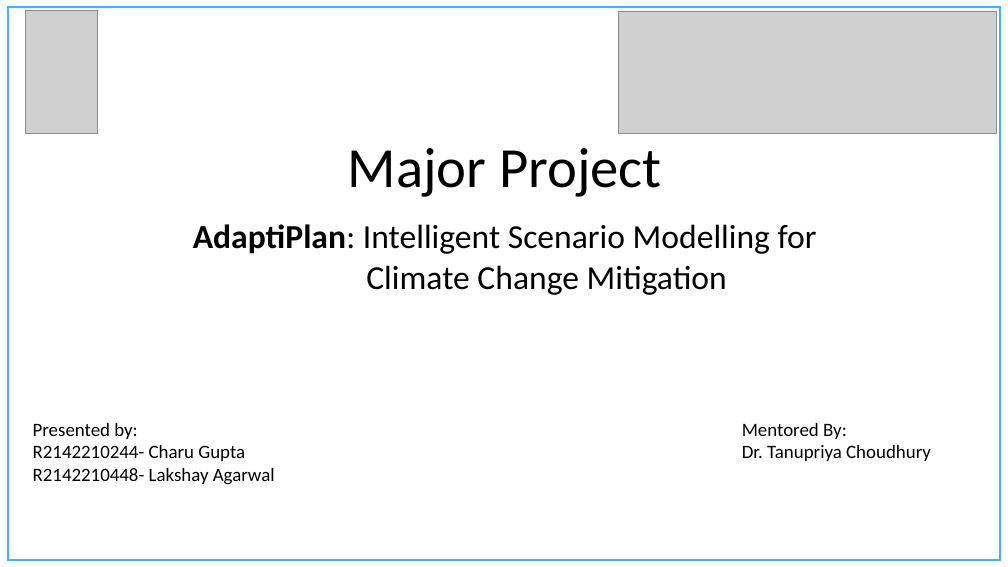
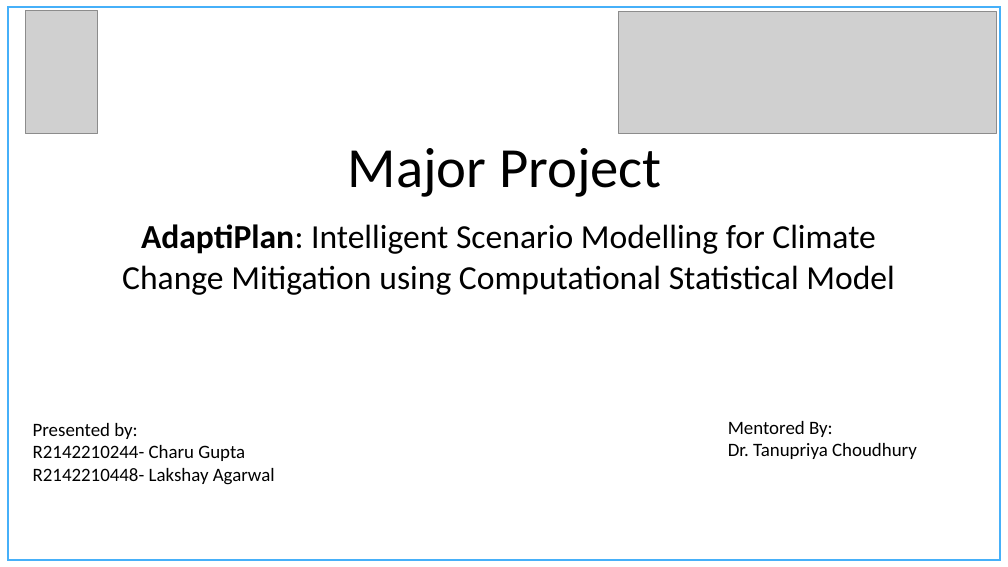
Before and after one commit to Charu-2718/AdaptiPlan, a slide deck: slide 1 of Project Presentation Template.pptx. Drawn at 1008x567 pixels with LibreOffice and Linux fonts; fonts in the diff are those of the drawing; grey boxes stand for pictures; background and template pictures are left out. Boxes give left, top, right and bottom in pixels: in the first picture for what was removed or moved away, otherwise in the second. Text is boxed around its words. In the diff, an @@ line names an element or a change of style, - is before the commit and + after.

```diff
--- a/Project Presentation Template.pptx
+++ b/Project Presentation Template.pptx
@@ text at [122,224,895,295]: text changed @@
-AdaptiPlan: Intelligent Scenario Modelling for
-Climate Change Mitigation
+AdaptiPlan: Intelligent Scenario Modelling for Climate Change Mitigation using Computational Statistical Model
@@ text "Mentored By:": place and size @@
-text "Mentored By:" at [742,423,931,461]
+text "Mentored By:" at [728,421,917,459]
```
Also in this commit, not shown: 1 other slide changed, 2 slides added, 2 other files.
